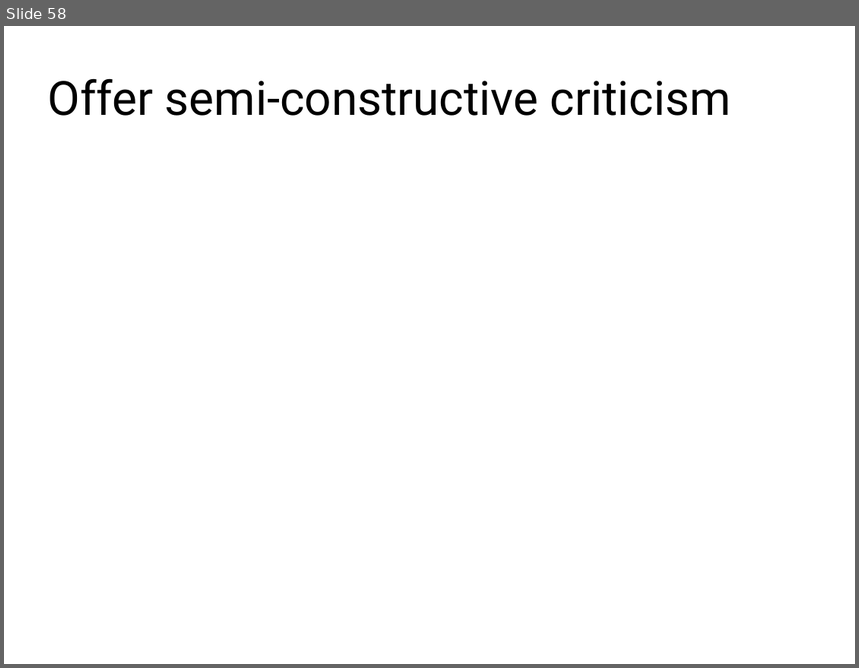
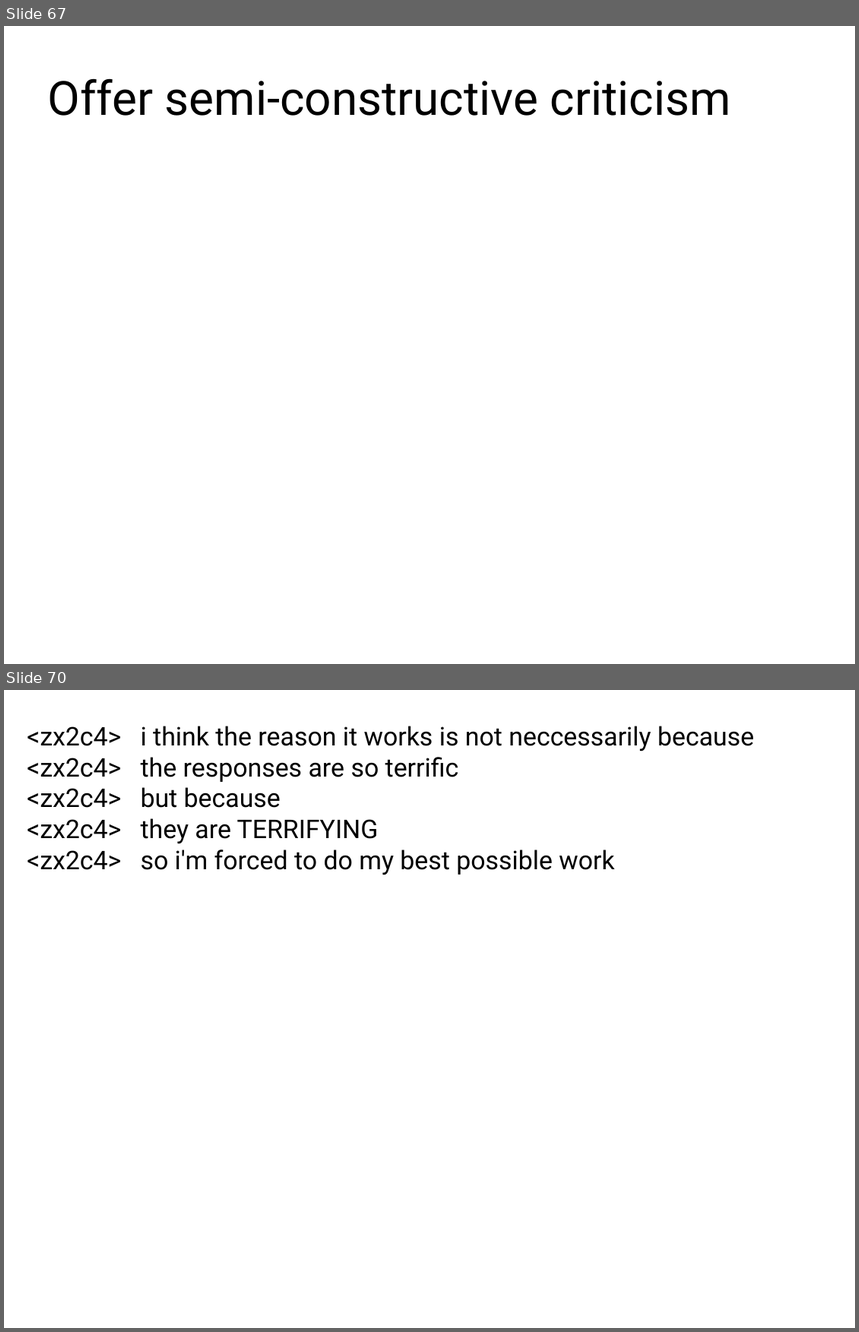
Before and after one commit to gregkh/presentation-linux-maintainer, a slide deck: maintainer.odp. Shown one above the other, each under a label of ours: slide 58 before the commit, slides 67 and 70 after it; the slides between them are not shown. The pictures are 859x668 and 859x1332 pixels, drawn with LibreOffice and Linux fonts; fonts in the diff are those of the drawing. Boxes give left, top, right and bottom in pixels: in the first picture for what was removed or moved away, otherwise in the second. Text is boxed around its words. In the diff, an @@ line names an element or a change of style, - is before the commit and + after.

```diff
--- a/maintainer.odp
+++ b/maintainer.odp
@@ slide 70 added at box(4, 690, 855, 1328), background #FFFFFF @@
@@ text added at box(27, 726, 754, 875), 24 pt, text #000000 @@
+<zx2c4> i think the reason it works is not neccessarily because
+<zx2c4> the responses are so terrific
+<zx2c4> but because
+<zx2c4> they are TERRIFYING
+<zx2c4> so i'm forced to do my best possible work
@@ what was slide 58 is now slide 67 @@
```
Also in this commit, not shown: 22 slides changed, 13 other slides added, 4 slides removed, 1 other file.
